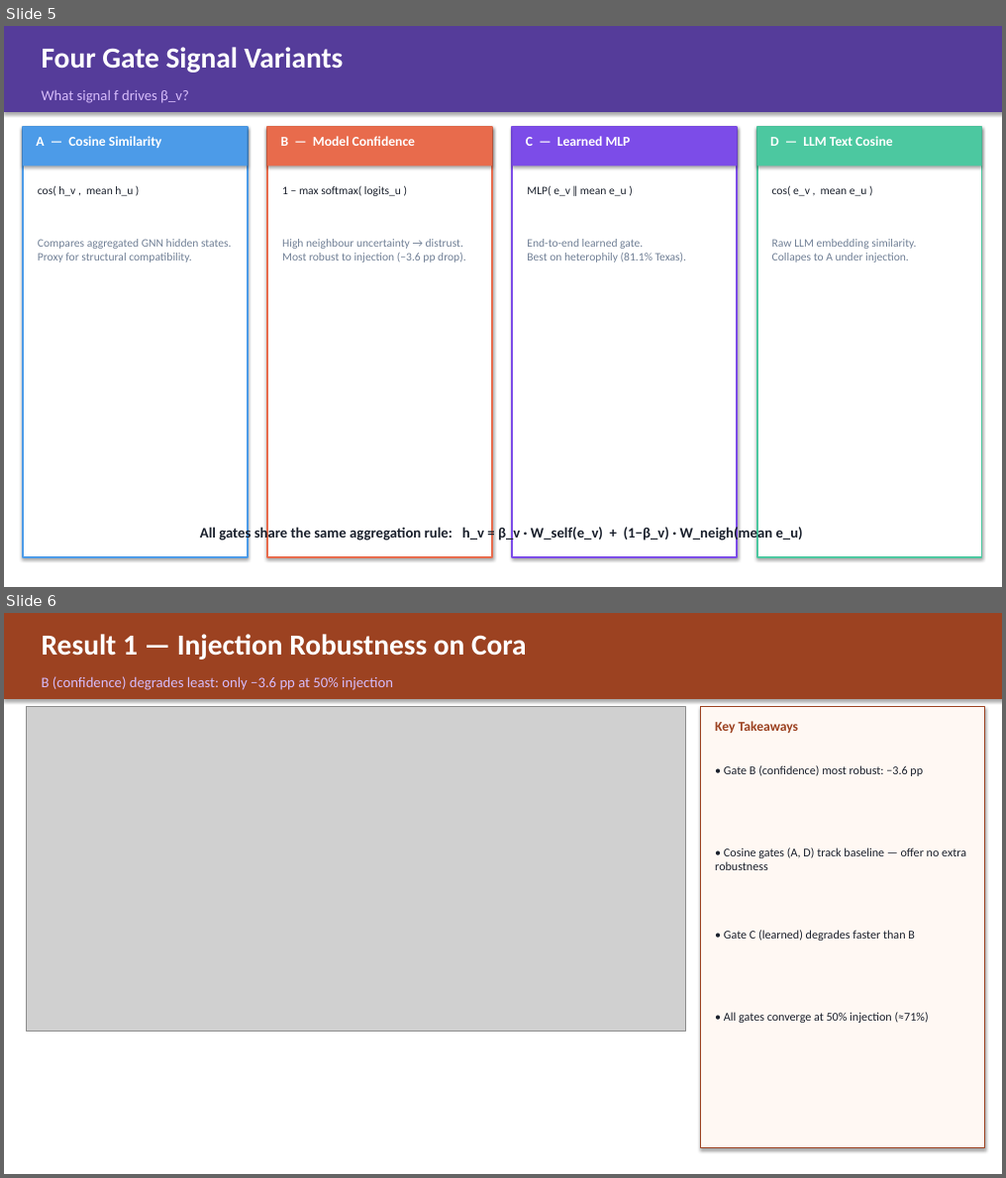
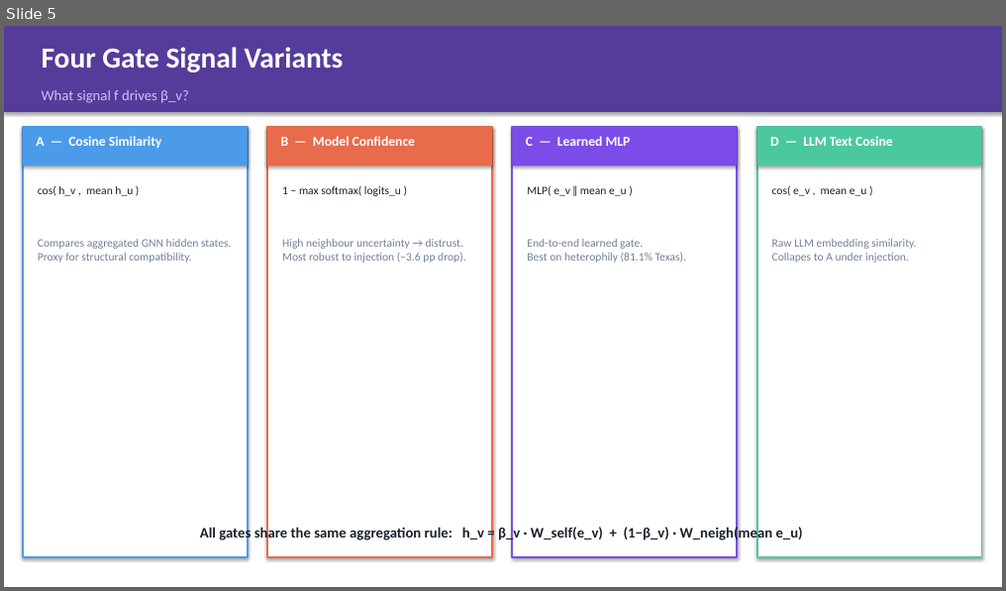
Before and after one commit to LuisMend12/STEM-GNN, a slide deck: slides/trust_gate_deck.pptx. Shown one above the other, each under a label of ours: slides 5 and 6 before the commit, slide 5 after it. The pictures are 1006x1178 and 1006x591 pixels, drawn with LibreOffice and Linux fonts; fonts in the diff are those of the drawing; grey boxes stand for pictures. Boxes give left, top, right and bottom in pixels: in the first picture for what was removed or moved away, otherwise in the second. Text is boxed around its words. In the diff, an @@ line names an element or a change of style, - is before the commit and + after.

```diff
--- a/slides/trust_gate_deck.pptx
+++ b/slides/trust_gate_deck.pptx
@@ slide 6 removed at [4,613,1002,1174], background #FFFFFF @@
@@ rectangle removed at [4,613,1002,699] @@
@@ text removed at [42,634,527,660] @@
-Result 1 — Injection Robustness on Cora
@@ text removed at [42,676,393,690] @@
-B (confidence) degrades least: only −3.6 pp at 50% injection
@@ picture removed at [27,707,685,1032] @@
@@ rectangle removed at [700,707,985,1149] @@
@@ text removed at [715,721,798,733] @@
-Key Takeaways
@@ text removed at [724,765,923,776] @@
-• Gate B (confidence) most robust: −3.6 pp
@@ text removed at [715,848,966,870] @@
-• Cosine gates (A, D) track baseline — offer no extra robustness
@@ text removed at [724,930,915,941] @@
-• Gate C (learned) degrades faster than B
@@ text removed at [724,1012,929,1023] @@
-• All gates converge at 50% injection (≈71%)
```
Also in this commit, not shown: 2 slides changed, 1 slide added, 4 other files.
